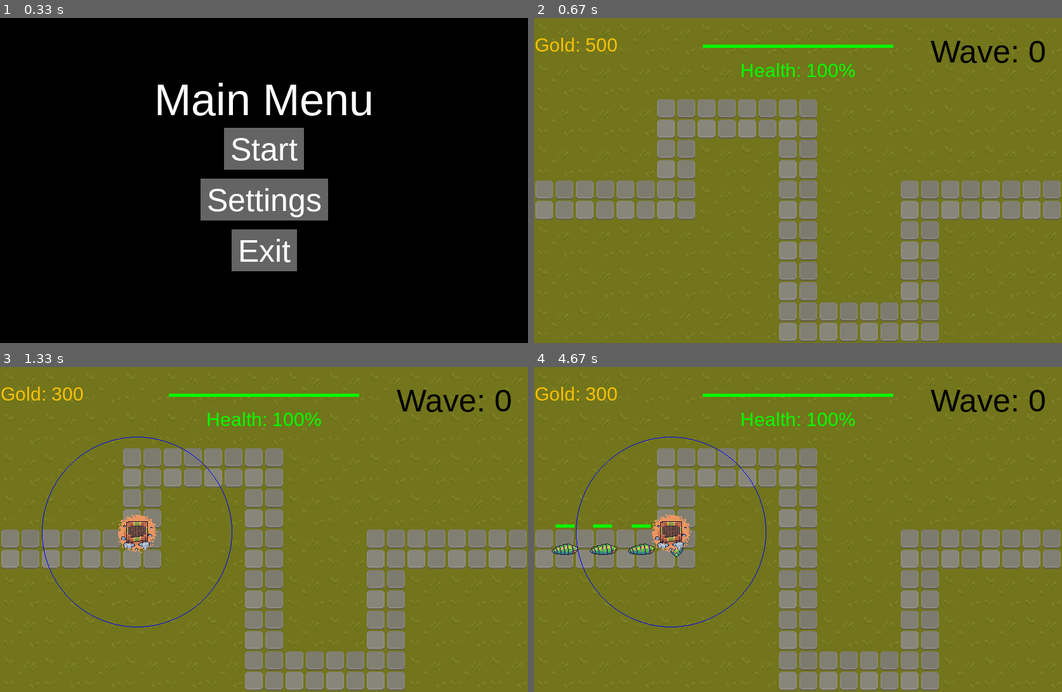
Above: before the commit, frames 1-4 (two rows, left to right).
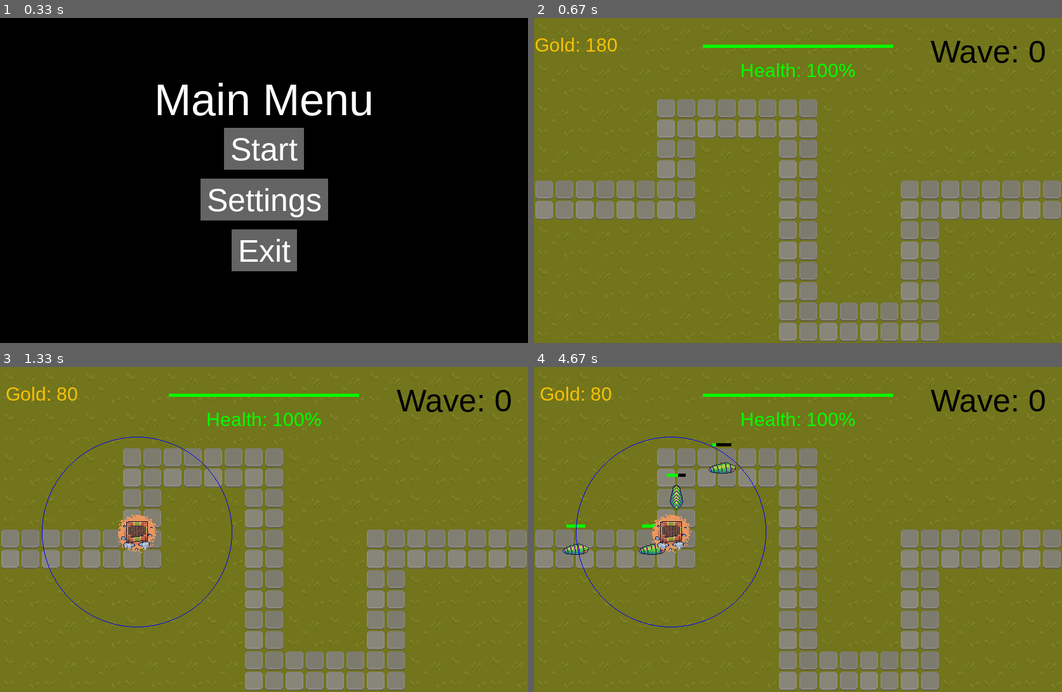
Above: after the commit, the same moments.

Repository: Major9621/PyGame_Tower-Defense
Game: pygame game, started from main.py
Two runs of this game, one before a commit and one after it. Both use one fixed random seed, a clock stepped at 60 frames per second and the inputs below.
Inputs (mouse positions are in pixels of both pictures, inside the frame that each line leads up to):
- Up to frame 1 (0.33 s): no input
- Up to frame 2 (0.67 s): click "Start" at 0.38 s
- Up to frame 3 (1.33 s): click (137, 532) at 0.72 s
- Up to frame 4 (4.67 s): no input

Frame 1 is identical in both runs. In frame 2, less than 0.1% of the frame differs, in the area x 9-14%, y 6-11%; in frame 3, 0.3%; in frame 4, 1.3%, in the area x 0-39%, y 6-59%.

Commit message:
gameplay configuration

Diff:
--- a/core/enemy.py
+++ b/core/enemy.py
@@ -1,6 +1,7 @@
 import pygame
 import math
 from .constants import RED, GREEN, BLACK, ENEMY_RADIUS, TILE_SIZE
+from .gameplay_configuration import ENEMY_GOLD_DROP, ENEMY_HEALTH, ENEMY_SPEED, ENEMY_DAMAGE
 from .direction import Direction
 
 class Enemy(pygame.sprite.Sprite):
@@ -9,14 +10,15 @@
         self.path = path
         self.path_index = 0
         self.progress = 0
-        self.speed = 1.0
-        self.health = 100
-        self.max_health = 100
+        self.damage = ENEMY_DAMAGE
+        self.speed = ENEMY_SPEED
+        self.health = ENEMY_HEALTH
+        self.max_health = ENEMY_HEALTH
         self.reached_end = False
         self.value = 10
         self.direction = Direction.RIGHT
         self.flip = False
-        self.gold_dropped = 10
+        self.gold_drop = ENEMY_GOLD_DROP
 
         # Load sprite sheet
         self.sprite_sheet = pygame.image.load("assets/enemies/Leafbug.png").convert_alpha()
--- /dev/null
+++ b/core/gameplay_configuration.py
@@ -0,0 +1,23 @@
+import pygame
+
+#BASIC ENEMY SETTINGS
+ENEMY_GOLD_DROP = 10
+ENEMY_HEALTH = 100
+ENEMY_HEALTH = 100
+ENEMY_SPEED = 2
+ENEMY_DAMAGE = 50
+
+
+#BASIC TOWER SETTINGS
+TOWER_COST = 100
+TOWER_RANGE = 150
+TOWER_DAMAGE = 20
+TOWER_FIRE_RATE = 2.0
+BULLET_SPEED = 5
+
+
+#GOLD
+STARTING_GOLD = 180
+
+#PLAYER
+PLAYER_HP = 1000
--- a/core/screens/gameplay.py
+++ b/core/screens/gameplay.py
@@ -13,6 +13,7 @@
 from core.screens.pause_menu import pause
 from core.constants import DARKGREEN, BLACK, WHITE, GRAY, SCREEN_WIDTH, SCREEN_HEIGHT, FPS, init_tile_types, \
     TILESET_PATH
+from core.gameplay_configuration import ENEMY_GOLD_DROP, STARTING_GOLD, TOWER_COST, PLAYER_HP, ENEMY_DAMAGE
 import levels.maps as maps
 
 running = True
@@ -79,10 +80,10 @@
     enemies = pygame.sprite.Group()
     bullets = pygame.sprite.Group()
 
-    ui_manager = UI_Manager(screen, (SCREEN_WIDTH // 2, SCREEN_HEIGHT // 5), 1, 500)
-    gold_manager = GoldManager(500, ui_manager)
+    ui_manager = UI_Manager(screen, (SCREEN_WIDTH // 2, SCREEN_HEIGHT // 5), 1, STARTING_GOLD)
+    gold_manager = GoldManager(STARTING_GOLD, ui_manager)
     wave_system = WaveManager(lambda cls: enemies.add(cls(game_map.grid_path)), ui_manager)
-    player = Player(1000, ui_manager)
+    player = Player(PLAYER_HP, ui_manager)
 
 
     # Game loop
@@ -101,7 +102,7 @@
             #Mouse Click
             if(event.type == pygame.MOUSEBUTTONDOWN and event.button == 1):
                 inputSystem.leftMouseClickInteraction(event.pos)
-                if gold_manager.spend_gold(200):  #Buying turret
+                if gold_manager.spend_gold(TOWER_COST):  #Buying turret
                     turrets.append(Turret(event.pos, bullets))
 
             #Pause game
@@ -123,13 +124,13 @@
         for enemy in enemies:
             enemy.update()
             if enemy.reached_end:
-                player.take_damage(50)   #Taking damage if enemy reaches end
+                player.take_damage(enemy.damage)   #Taking damage if enemy reaches end
                 enemies.remove(enemy)
                 continue
 
 
             if enemy.health <= 0:     #tu zmienione
-                gold_manager.add_gold(enemy.gold_dropped)
+                gold_manager.add_gold(enemy.gold_drop)
                 enemies.remove(enemy)
 
         for turret in turrets:
--- a/core/turret.py
+++ b/core/turret.py
@@ -1,5 +1,6 @@
 import pygame
 from .constants import BLUE, YELLOW
+from .gameplay_configuration import TOWER_RANGE, TOWER_DAMAGE, TOWER_FIRE_RATE, BULLET_SPEED
 from .bullet import Bullet
 from .enemy import Enemy
 from . import vector2 as v2
@@ -8,15 +9,14 @@
     def __init__(self, pos, bullets):
         self.pos = pos
         self.lastShotTime = pygame.time.get_ticks()
-        self.range = 150
-        self.hp = 100
+        self.range = TOWER_RANGE
         self.currentEnemy = None
         self.bullets = bullets
         self.image = pygame.image.load("assets/towers/Idle/1.png").convert_alpha()
 
-    bulletDamage = 10
-    bulletSpeed = 10
-    shotsPerSecond = 3
+    bulletDamage = TOWER_DAMAGE
+    bulletSpeed = BULLET_SPEED
+    shotsPerSecond = TOWER_FIRE_RATE
     shootInterval = 1000 / shotsPerSecond
 
 
